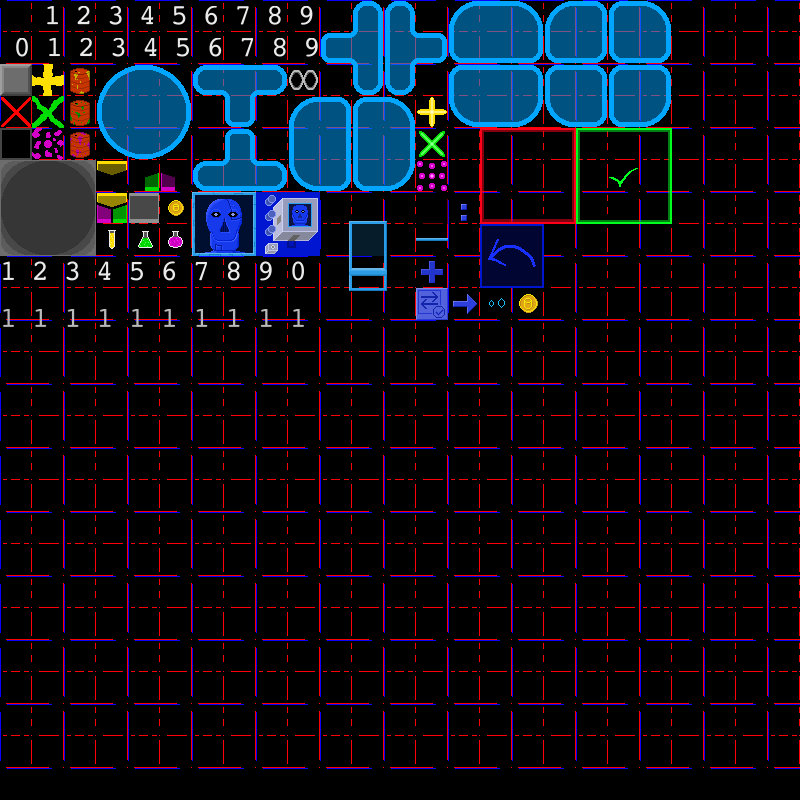
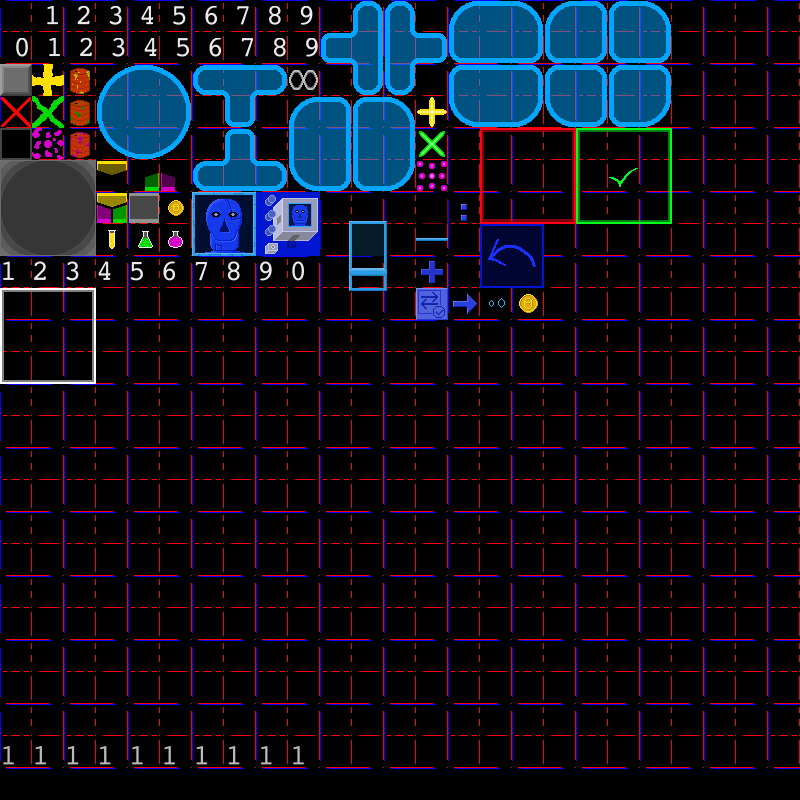
Layer changes from the first 800px x 800px image to the second:
painted on "transp" over (0, 288, 304, 384)
painted on "Calque de dessin 1" over (0, 288, 304, 384)
painted on "grille" over (0, 288, 304, 765)
painted on "Arrière-plan" over (0, 288, 304, 765)
